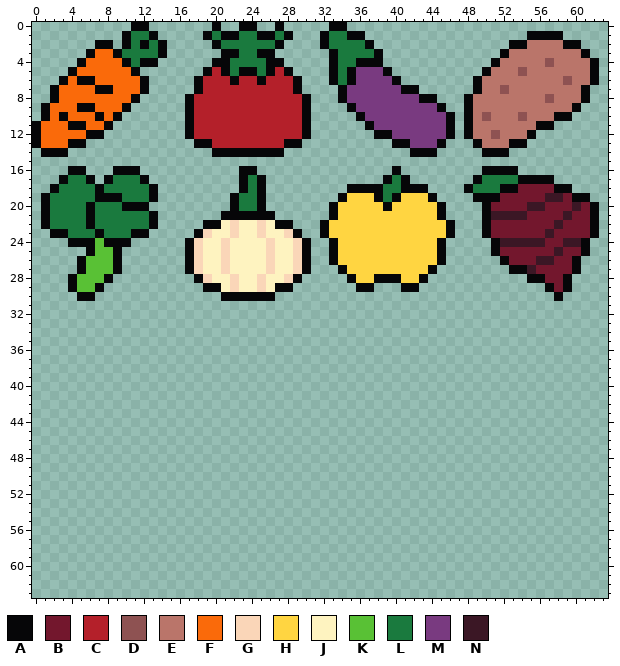
Pixel-art sprite: content/veggies.png. The picture above was drawn from the file before the commit.
The file is 64x64 pixels.
Palette (. is transparent): A #060608  B #73172d  C #b4202a  D #8e5252  E #ba756a  F #fa6a0a  G #fad6b8  H #ffd541  J #fef3c0  K #59c135  L #1a7a3e  M #793a80  N #3b1725
Now the later version:
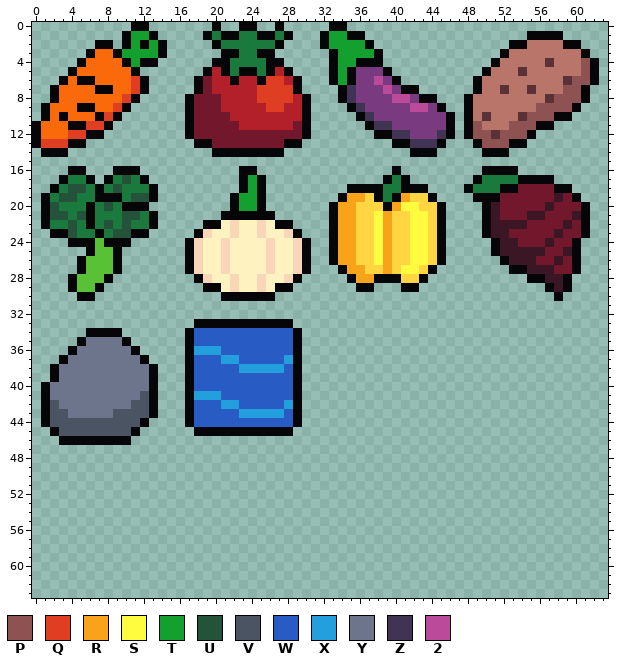
Colours new in this view: P #8e5252  Q #df3e23  R #f9a31b  S #fffc40  T #14a02e  U #24523b  V #4a5462  W #285cc4  X #249fde  Y #6d758d  Z #403353  2 #bc4a9b
Commit message: Implement random level generator.
The edit:
colour D: #8e5252 -> #5b3138
Changed rows in their new state; - is a pixel that keeps its letter.
first column x 1:
 1 ----------TT--------------------TT---------------------------
 2 ----------T-T-------------------TTTT-------------------------
 3 ---------TTTT--------------------TTTT------------------------
 4 ----------T----------------------TT-------------------------P
 5 ---------------------------------T--------------------------P
 6 ----------Q-------B------QQ------T---2---------------------PP
 7 ----------Q-------B-----QQQQ------Z---2---------------D---PP-
 8 ---------Q-------BBB----QQQQ------Z----22----------------PPP-
 9 --------Q--------BBB-----QQ--------Z-----22------------PPPP--
10 -------Q---------BBBB---------------Z-----------------PPP----
11 -----QQ----------BBBBB------B--------ZZ---------P---PPP------
12 ---QQ------------BBBBBBBBBBBB----------ZZ---Z---PP-PPP-------
13 QQQ----------------BBBBBBBB--------------ZZZ-----PPP---------
first column x 2:
17 --------U-------------T--------------------------------------
18 --UU---U--------------T--------------------------------------
19 -UU------UU----------TT----------RR----R---------------B---.-
20 U-----U--------------TT---------RR----RSS--------N---BBN--BA.
21 UU-U----UU----------------------RR--SR--SS--------BBBNN--BNA.
22 --U---U-U---------------------.ARR--SR--SS-A.----NNNN---BN-A.
23 --U----UU---------------------.ARR--SR--SS-A.----NN----BN--A.
24 --------------------------------RR--SR--SS----------BBBN-BA.-
25 --------------------------------RR--SR--SS--------NNNNN-BNA.-
26 --------------------------------RR--SR--SS---------NNNBBN----
27 ---------------------------------RR--R-SS-------------NN-----
28 ----------------------------------RR-------------------NN----
29 --------------------------------------------------------N----
first column x 1:
33 -----------------AAAAAAAAAAA-
34 -----AAAA-------AWWWWWWWWWWWA
35 ----AYYYYA------AWWWWWWWWWWWA
36 ---AYYYYYYA-----AXXXWWWWWWWWA
37 --AYYYYYYYYA----AWWWXXWWWWWXA
38 -AYYYYYYYYYYA---AWWWWWXXXXXWA
39 -AYYYYYYYYYYA---AWWWWWWWWWWWA
40 AYYYYYYYYYYYA---AWWWWWWWWWWWA
41 AYYYYYYYYYYVA---AXXXWWWWWWWWA
42 AVYYYYYYYYVVA---AWWWXXWWWWWXA
43 AVVYYYYYVVVVA---AWWWWWXXXXXWA
44 AVVVVVVVVVVA----AWWWWWWWWWWWA
45 -AVVVVVVVVA------AAAAAAAAAAA-
46 --AAAAAAAA-------------------
